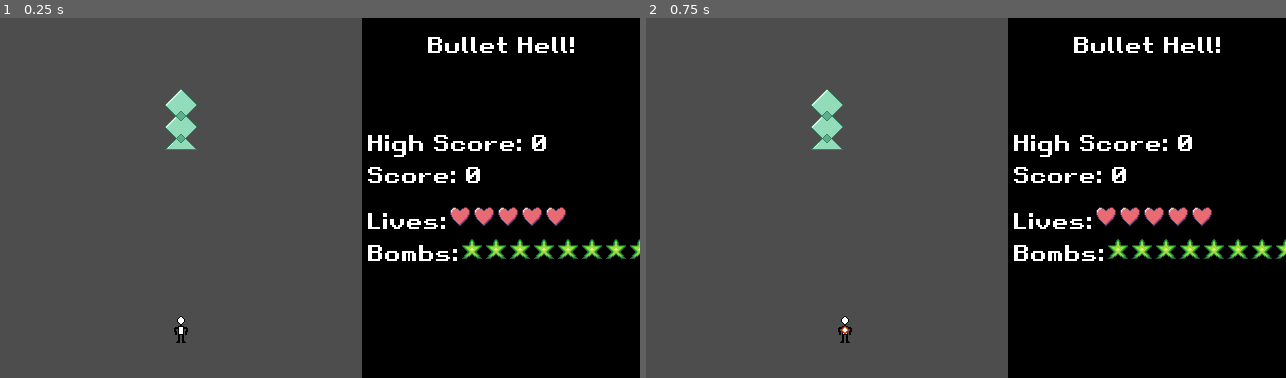
Above: before the commit, frames 1-2 (left to right).
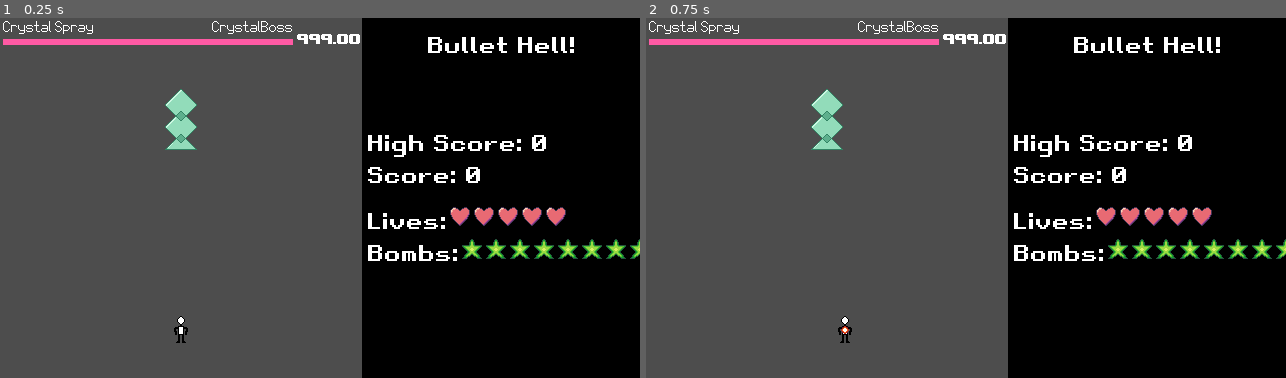
Above: after the commit, the same moments.

Repository: PhotonChaos/BulletHell
Game: Godot game, scene res://scenes/game.tscn
Same seed, same stepped clock (60 frames per second), same inputs: the game is played once before the commit and once after it.
Inputs:
- Up to frame 1 (0.25 s): no input
- Up to frame 2 (0.75 s): tap Enter at 0.5 s; hold Right (move_right) from 0.53 s (still down); hold Shift (focus) from 0.53 s (still down)

The runs differ from the first frame. In frame 1, 1.1% of the frame differs, in the area x 0-57%, y 0-8%; in frame 2, 1.1%.

Commit message:
Added boss UI

Diff:
--- a/scenes/gameplay_ui.tscn
+++ b/scenes/gameplay_ui.tscn
@@ -1,10 +1,16 @@
-[gd_scene load_steps=4 format=3 uid="uid://bj0d1se17qkg8"]
+[gd_scene load_steps=7 format=3 uid="uid://bj0d1se17qkg8"]
 
 [ext_resource type="Theme" uid="uid://burtlrkgl63lg" path="res://ui/main_theme.tres" id="1_wf0n7"]
 [ext_resource type="Script" uid="uid://cqwwmy1nmu3k5" path="res://scripts/UI/gameplay_ui.gd" id="2_bcwfe"]
+[ext_resource type="LabelSettings" uid="uid://berx5f5qco7wl" path="res://ui/gameplay_ui.tres" id="3_bcwfe"]
+[ext_resource type="FontFile" uid="uid://bpbxeqck4mvha" path="res://ui/fonts/upheavtt.ttf" id="4_haufa"]
 
 [sub_resource type="LabelSettings" id="LabelSettings_wf0n7"]
 font_size = 22
+
+[sub_resource type="LabelSettings" id="LabelSettings_om5qg"]
+font = ExtResource("4_haufa")
+font_size = 20
 
 [node name="GameplayUI" type="Control"]
 layout_mode = 3
@@ -16,7 +22,7 @@
 theme = ExtResource("1_wf0n7")
 script = ExtResource("2_bcwfe")
 
-[node name="ColorRect" type="ColorRect" parent="."]
+[node name="GeneralSection" type="ColorRect" parent="."]
 layout_mode = 1
 anchors_preset = 11
 anchor_left = 1.0
@@ -27,7 +33,7 @@
 grow_vertical = 2
 color = Color(0, 0, 0, 1)
 
-[node name="Label" type="Label" parent="ColorRect"]
+[node name="Label" type="Label" parent="GeneralSection"]
 layout_mode = 1
 anchors_preset = 10
 anchor_right = 1.0
@@ -37,7 +43,7 @@
 horizontal_alignment = 1
 vertical_alignment = 1
 
-[node name="PlayerStats" type="HBoxContainer" parent="ColorRect"]
+[node name="PlayerStats" type="HBoxContainer" parent="GeneralSection"]
 layout_mode = 1
 anchors_preset = 14
 anchor_top = 0.5
@@ -48,55 +54,95 @@
 grow_horizontal = 2
 grow_vertical = 2
 
-[node name="Control" type="Control" parent="ColorRect/PlayerStats"]
+[node name="Control" type="Control" parent="GeneralSection/PlayerStats"]
 custom_minimum_size = Vector2(10, 0)
 layout_mode = 2
 
-[node name="VBoxContainer" type="VBoxContainer" parent="ColorRect/PlayerStats"]
+[node name="VBoxContainer" type="VBoxContainer" parent="GeneralSection/PlayerStats"]
 layout_mode = 2
 size_flags_horizontal = 3
 
-[node name="Scores" type="VBoxContainer" parent="ColorRect/PlayerStats/VBoxContainer"]
+[node name="Scores" type="VBoxContainer" parent="GeneralSection/PlayerStats/VBoxContainer"]
 layout_mode = 2
 
-[node name="HighScore" type="Label" parent="ColorRect/PlayerStats/VBoxContainer/Scores"]
+[node name="HighScore" type="Label" parent="GeneralSection/PlayerStats/VBoxContainer/Scores"]
 layout_mode = 2
 text = "High Score:"
 label_settings = SubResource("LabelSettings_wf0n7")
 clip_text = true
 
-[node name="Score" type="Label" parent="ColorRect/PlayerStats/VBoxContainer/Scores"]
+[node name="Score" type="Label" parent="GeneralSection/PlayerStats/VBoxContainer/Scores"]
 layout_mode = 2
 text = "Score:"
 label_settings = SubResource("LabelSettings_wf0n7")
 clip_text = true
 
-[node name="Control" type="Control" parent="ColorRect/PlayerStats/VBoxContainer"]
+[node name="Control" type="Control" parent="GeneralSection/PlayerStats/VBoxContainer"]
 custom_minimum_size = Vector2(0, 10)
 layout_mode = 2
 
-[node name="PlayerResources" type="VBoxContainer" parent="ColorRect/PlayerStats/VBoxContainer"]
+[node name="PlayerResources" type="VBoxContainer" parent="GeneralSection/PlayerStats/VBoxContainer"]
 layout_mode = 2
 
-[node name="LivesContainer" type="HBoxContainer" parent="ColorRect/PlayerStats/VBoxContainer/PlayerResources"]
+[node name="LivesContainer" type="HBoxContainer" parent="GeneralSection/PlayerStats/VBoxContainer/PlayerResources"]
 layout_mode = 2
 
-[node name="HPLabel" type="Label" parent="ColorRect/PlayerStats/VBoxContainer/PlayerResources/LivesContainer"]
+[node name="HPLabel" type="Label" parent="GeneralSection/PlayerStats/VBoxContainer/PlayerResources/LivesContainer"]
 layout_mode = 2
 size_flags_horizontal = 0
 text = "Lives:"
 vertical_alignment = 2
 
-[node name="HPIcons" type="HBoxContainer" parent="ColorRect/PlayerStats/VBoxContainer/PlayerResources/LivesContainer"]
+[node name="HPIcons" type="HBoxContainer" parent="GeneralSection/PlayerStats/VBoxContainer/PlayerResources/LivesContainer"]
 layout_mode = 2
 
-[node name="BombsContainer" type="HBoxContainer" parent="ColorRect/PlayerStats/VBoxContainer/PlayerResources"]
+[node name="BombsContainer" type="HBoxContainer" parent="GeneralSection/PlayerStats/VBoxContainer/PlayerResources"]
 layout_mode = 2
 
-[node name="BombLabel" type="Label" parent="ColorRect/PlayerStats/VBoxContainer/PlayerResources/BombsContainer"]
+[node name="BombLabel" type="Label" parent="GeneralSection/PlayerStats/VBoxContainer/PlayerResources/BombsContainer"]
 layout_mode = 2
 size_flags_horizontal = 0
 text = "Bombs:"
 
-[node name="BombIcons" type="HBoxContainer" parent="ColorRect/PlayerStats/VBoxContainer/PlayerResources/BombsContainer"]
+[node name="BombIcons" type="HBoxContainer" parent="GeneralSection/PlayerStats/VBoxContainer/PlayerResources/BombsContainer"]
 layout_mode = 2
+
+[node name="BossStats" type="HBoxContainer" parent="."]
+layout_mode = 0
+offset_left = 3.0
+offset_right = 361.0
+offset_bottom = 40.0
+
+[node name="VBoxContainer" type="VBoxContainer" parent="BossStats"]
+layout_mode = 2
+size_flags_horizontal = 3
+
+[node name="HBoxContainer" type="HBoxContainer" parent="BossStats/VBoxContainer"]
+layout_mode = 2
+
+[node name="SpellName" type="Label" parent="BossStats/VBoxContainer/HBoxContainer"]
+layout_mode = 2
+text = "Spell Name"
+label_settings = ExtResource("3_bcwfe")
+
+[node name="Control" type="Control" parent="BossStats/VBoxContainer/HBoxContainer"]
+layout_mode = 2
+size_flags_horizontal = 3
+
+[node name="BossName" type="Label" parent="BossStats/VBoxContainer/HBoxContainer"]
+layout_mode = 2
+text = "Boss Name"
+label_settings = ExtResource("3_bcwfe")
+
+[node name="HealthBar" type="ProgressBar" parent="BossStats/VBoxContainer"]
+layout_mode = 2
+value = 50.0
+show_percentage = false
+
+[node name="TimeLeft" type="Label" parent="BossStats"]
+custom_minimum_size = Vector2(60, 0)
+layout_mode = 2
+size_flags_horizontal = 8
+text = "999.00"
+label_settings = SubResource("LabelSettings_om5qg")
+vertical_alignment = 1
--- a/scripts/UI/gameplay_ui.gd
+++ b/scripts/UI/gameplay_ui.gd
@@ -4,11 +4,17 @@
 var heart_icon = preload("res://textures/UI/heart_icon.png")
 var bomb_icon  = preload("res://textures/UI/bomb_icon.png")
 
-@onready var livesContainer = $ColorRect/PlayerStats/VBoxContainer/PlayerResources/LivesContainer/HPIcons as HBoxContainer
-@onready var bombsContainer = $ColorRect/PlayerStats/VBoxContainer/PlayerResources/BombsContainer/BombIcons as HBoxContainer
+@onready var livesContainer = $GeneralSection/PlayerStats/VBoxContainer/PlayerResources/LivesContainer/HPIcons as HBoxContainer
+@onready var bombsContainer = $GeneralSection/PlayerStats/VBoxContainer/PlayerResources/BombsContainer/BombIcons as HBoxContainer
 
-@onready var scoreLabel = $ColorRect/PlayerStats/VBoxContainer/Scores/Score as Label
-@onready var highScoreLabel = $ColorRect/PlayerStats/VBoxContainer/Scores/HighScore as Label
+@onready var scoreLabel = $GeneralSection/PlayerStats/VBoxContainer/Scores/Score as Label
+@onready var highScoreLabel = $GeneralSection/PlayerStats/VBoxContainer/Scores/HighScore as Label
+
+@onready var spellNameLabel = $BossStats/VBoxContainer/HBoxContainer/SpellName as Label
+@onready var bossNameLabel = $BossStats/VBoxContainer/HBoxContainer/BossName as Label
+@onready var timerLabel = $BossStats/TimeLeft as Label
+@onready var hpBar = $BossStats/VBoxContainer/HealthBar as ProgressBar
+@onready var bossStats = $BossStats as HBoxContainer
 
 var highScore: int = -1
 
@@ -52,3 +58,22 @@
 		highScoreLabel.text = "High Score: " + str(highScore)
 
 	scoreLabel.text = "Score: " + str(score)
+
+func set_boss_stats(_visible: bool):
+	if _visible:
+		bossStats.show()
+	else:
+		bossStats.hide()
+
+func set_spell_name(_name: String):
+	spellNameLabel.text = _name
+
+func set_boss_name(_name: String):
+	bossNameLabel.text = _name
+
+func set_time(time: float):
+	timerLabel.text = "%000.2f" % time
+
+func set_hp(hp: int, max: int):
+	hpBar.max_value = max
+	hpBar.value = hp
--- a/scripts/boss.gd
+++ b/scripts/boss.gd
@@ -6,11 +6,16 @@
 ## Emits when the boss runs out of spell cards
 signal boss_defeated
 
+signal spell_card_started(name: String)
+
 ## Emits when the current spell card has been defeated
 signal spell_card_defeated
 
 ## Emits when the spell card health changes
-signal hp_changed(old: int, new: int)
+signal spell_hp_changed(max: int, old: int, new: int)
+
+## Emits when the spell card time changes
+signal spell_time_changed(new: int)
 
 ## The name that displays in dialogue and under the bosses health bar
 @export var boss_name: String
@@ -28,11 +33,6 @@
 var current_spell: SpellCard = null
 var current_spell_index: int = -1;
 
-var spell_warmup: float = 0
-const SPELL_TIME_GAP: float = 2
-
-var spell_started: bool = false
-
 ## End of Spell Handling
 
 
@@ -44,16 +44,19 @@
 	current_spell_index += 1
 
 	if current_spell_index >= len(spell_cards):
-		print("You win!!")
+		boss_defeated.emit()
 		queue_free()
 		return
 
 	current_spell = spell_cards[current_spell_index].instantiate()
 	current_spell.spell_defeated.connect(next_spell)
+	current_spell.hp_changed.connect(func(max: int, old: int, new: int): spell_hp_changed.emit(max, old, new))
+	current_spell.time_changed.connect(func(new: float): spell_time_changed.emit(new))
 	add_child(current_spell)
 
-	spell_warmup = SPELL_TIME_GAP
-	spell_started = false
+	spell_card_started.emit(current_spell.spell_name)
+
+	current_spell.start(_level)
 
 
 ## Moves the boss to [param destination] over the course of [param move_duration] seconds.[br]
@@ -68,13 +71,6 @@
 	next_spell()
 
 
-func _process(delta: float) -> void:
-	if not spell_started:
-		spell_warmup -= delta
-		if spell_warmup <= 0:
-			spell_started = true
-			current_spell.start(_level)
-
 
 func _on_hitbox_entered(area: Area2D) -> void:
 	if area is PlayerShot and current_spell.started:
--- a/scripts/game.gd
+++ b/scripts/game.gd
@@ -60,6 +60,9 @@
 
 func _ready() -> void:
 	_game_instance = self
+
+	main_ui.set_boss_stats(false)
+
 	player_ref = get_tree().get_first_node_in_group('player')
 	player_ref.emit_stats()
 
@@ -89,8 +92,19 @@
 	level_ref = levels[current_level].instantiate()
 
 	level_ref.setup(player_ref)
+
+	# Connect signals
 	level_ref.level_finished.connect(_on_level_finished)
 	level_ref.bullet_fired.connect(_on_bullet_fired)
+
+	level_ref.boss_defeated.connect(func(): main_ui.set_boss_stats(false))
+	level_ref.spell_started.connect(func(spell_name, boss_name):
+		main_ui.set_boss_stats(true)
+		main_ui.set_boss_name(boss_name)
+		main_ui.set_spell_name(spell_name)
+	)
+	level_ref.spell_hp_updated.connect(func(max, old, new): main_ui.set_hp(new, max))
+	level_ref.spell_time_updated.connect(func(time): main_ui.set_time(time))
 
 	add_child(level_ref)
 	player_ref.reparent(level_ref)
--- a/scripts/level/level.gd
+++ b/scripts/level/level.gd
@@ -9,6 +9,13 @@
 # For SFX
 # TODO: Figure out where to handle this
 signal bullet_fired
+
+signal boss_spawned
+signal boss_defeated
+signal spell_started(name: String, boss_name: String)
+signal spell_time_updated(new: float)
+signal spell_hp_updated(max: int, old: int, new: int)
+
 
 enum BulletType {
 	BALL = 0,
@@ -114,6 +121,13 @@
 	var bossInstance: Boss = boss.instantiate()
 	bossInstance.global_position = pos
 	bossInstance._level = self
+
+	boss_spawned.emit()
+	bossInstance.boss_defeated.connect(func(): boss_defeated.emit())
+	bossInstance.spell_hp_changed.connect(func(max, old, new): spell_hp_updated.emit(max, old, new))
+	bossInstance.spell_time_changed.connect(func(new): spell_time_updated.emit(new))
+	bossInstance.spell_card_started.connect(func(spell_name): spell_started.emit(spell_name, bossInstance.name))
+
 	call_deferred("add_child", bossInstance)
 
 # Bullet mechanics
--- a/scripts/spellcard/spell_card.gd
+++ b/scripts/spellcard/spell_card.gd
@@ -5,7 +5,9 @@
 # TODO: Add parameters for score to these signals
 signal spell_started
 signal spell_defeated
-signal hp_changed(old: int, new: int)
+signal hp_changed(max: int, old: int, new: int)
+signal time_changed(new: float)
+
 
 @export var spell_name: String
 
@@ -33,6 +35,9 @@
 var on_spell = false
 var started = false
 
+const WARMUP_DEFAULT: float = 1
+var warmup_timer: float = WARMUP_DEFAULT
+
 var hp_left: float = 0
 var time_left: float = 0
 ## Lifetime of the attack in frames. Resets when the spell starts.
@@ -50,7 +55,10 @@
 func damage(amount: int) -> void:
 	hp_left -= amount
 
-	hp_changed.emit(hp_left+amount, hp_left)
+	if on_spell:
+		hp_changed.emit(spell_hp, hp_left+amount, hp_left)
+	else:
+		hp_changed.emit(nonspell_hp, hp_left+amount, hp_left)
 
 	if hp_left <= 0:
 		_defeat()
@@ -69,6 +77,8 @@
 		hp_left = spell_hp
 		time_left = spell_time_limit
 		on_spell = true
+
+	hp_changed.emit(hp_left, 0, hp_left)
 
 
 ## The nonspell portion of the attack. Called once per physics frame.
@@ -97,8 +107,14 @@
 	if not started:
 		return
 
+	if warmup_timer > 0:
+		warmup_timer -= delta
+		return
+
 	time_left -= delta
 	lifetime += 1
+
+	time_changed.emit(time_left)
 
 	if on_spell:
 		spell()
--- /dev/null
+++ b/ui/gameplay_ui.tres
@@ -0,0 +1,6 @@
+[gd_resource type="LabelSettings" load_steps=2 format=3 uid="uid://berx5f5qco7wl"]
+
+[ext_resource type="FontFile" uid="uid://ywywof1amix1" path="res://ui/fonts/ShylockNbpRegular-zjE1.ttf" id="1_q3i77"]
+
+[resource]
+font = ExtResource("1_q3i77")
--- a/ui/main_theme.tres
+++ b/ui/main_theme.tres
@@ -1,8 +1,17 @@
-[gd_resource type="Theme" load_steps=3 format=3 uid="uid://burtlrkgl63lg"]
+[gd_resource type="Theme" load_steps=5 format=3 uid="uid://burtlrkgl63lg"]
 
 [ext_resource type="FontFile" uid="uid://dheo5shechy1r" path="res://ui/fonts/Retro Gaming.ttf" id="1_g1fjd"]
 
 [sub_resource type="StyleBoxEmpty" id="StyleBoxEmpty_g1fjd"]
+
+[sub_resource type="StyleBoxFlat" id="StyleBoxFlat_6tukj"]
+bg_color = Color(0.439216, 0.439216, 0.439216, 0.239216)
+expand_margin_bottom = 5.0
+shadow_offset = Vector2(2, 2)
+
+[sub_resource type="StyleBoxFlat" id="StyleBoxFlat_g1fjd"]
+bg_color = Color(1, 0.3545, 0.641258, 1)
+expand_margin_bottom = 5.0
 
 [resource]
 Label/colors/font_color = Color(1, 1, 1, 1)
@@ -16,3 +25,5 @@
 Label/font_sizes/font_size = 22
 Label/fonts/font = ExtResource("1_g1fjd")
 Label/styles/normal = SubResource("StyleBoxEmpty_g1fjd")
+ProgressBar/styles/background = SubResource("StyleBoxFlat_6tukj")
+ProgressBar/styles/fill = SubResource("StyleBoxFlat_g1fjd")
Binary file added: ui/fonts/ShylockNbpRegular-zjE1.ttf
Not shown, added: ui/fonts/ShylockNbpRegular-zjE1.ttf.import
